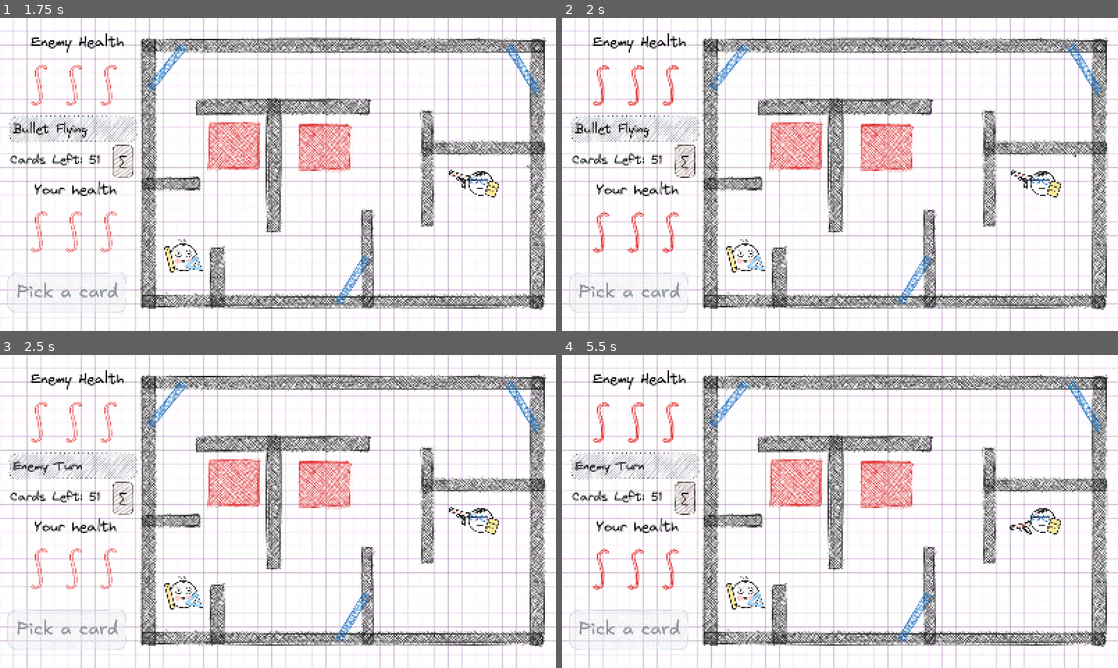
Above: before the commit, frames 1-4 (two rows, left to right).
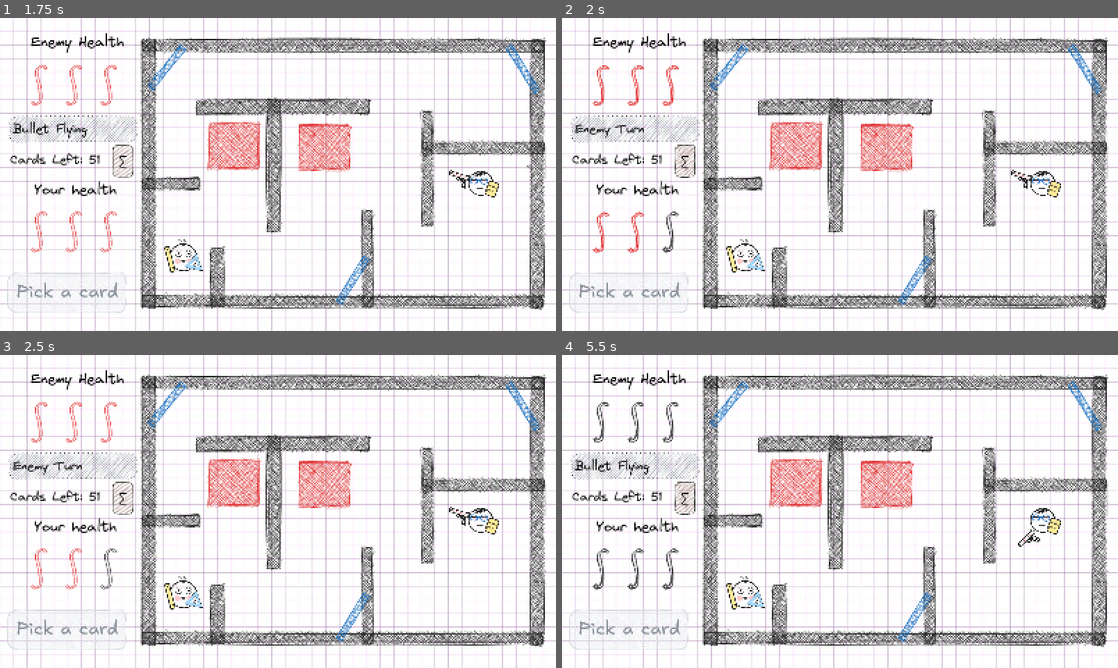
Above: after the commit, the same moments.

Repository: RebellionDevs/100P
Game: Godot game, scene res://scenes/main_menu.tscn
Two runs of this game, one before a commit and one after it. Both use one fixed random seed, a clock stepped at 60 frames per second and the inputs below.
Inputs (mouse positions are in pixels of both pictures, inside the frame that each line leads up to):
- Up to frame 1 (1.75 s): click (111, 74) at 0.5 s; tap Enter at 1.25 s; move the mouse to (400, 158) at 1.27 s; click (400, 158) at 1.42 s
- Up to frame 2 (2 s): no input
- Up to frame 3 (2.5 s): move the mouse to (166, 527) at 2.02 s; click (166, 527) at 2.17 s
- Up to frame 4 (5.5 s): move the mouse to (895, 442) at 2.77 s; click (895, 442) at 2.92 s; move the mouse to (812, 574) at 3.52 s; click (812, 574) at 3.67 s; move the mouse to (1006, 558) at 4.27 s; click (1006, 558) at 4.42 s; move the mouse to (673, 464) at 5.02 s; click (673, 464) at 5.17 s

Frame 1 is identical in both runs. In frame 2, 0.4% of the frame differs, in the area x 2-93%, y 32-76%; in frame 3, less than 0.1%; in frame 4, 1.2%, in the area x 2-86%, y 14-76%.

Commit message:
feat: finish game process - you can lose or win now(without graphics)

Diff:
--- a/scripts/bullet.gd
+++ b/scripts/bullet.gd
@@ -7,16 +7,16 @@
 var is_following_path: bool = false
 var is_frozen: bool = false
 var ends_on_wall: bool = false
-var is_under_function: bool = true
+var is_under_function: bool = false
 
-func setup_path(points: PackedVector2Array, speed: float, hits_wall_at_end: bool) -> void:
+func setup_path(points: PackedVector2Array, speed: float, hits_wall_at_end: bool, under_func: bool = false) -> void:
 	path_points = points
 	move_speed = speed
 	ends_on_wall = hits_wall_at_end
 	current_point_index = 1
 	is_following_path = true
 	is_frozen = false
-	is_under_function = true
+	is_under_function = under_func
 
 func _physics_process(delta: float) -> void:
 	if is_frozen or not is_following_path:
@@ -40,11 +40,16 @@
 	var collision = move_and_collide(direction.normalized() * step)
 	if collision:
 		var collider = collision.get_collider()
-		if collider and collider.is_in_group("function_wall"):
-			is_frozen = true
-			velocity = Vector2.ZERO
-			GameManager.on_bullet_hit_function_wall(self, collision.get_position())
-			return
+		if collider:
+			if collider.is_in_group("function_wall"):
+				is_frozen = true
+				velocity = Vector2.ZERO
+				GameManager.on_bullet_hit_function_wall(self, collision.get_position())
+				return
+			elif collider.is_in_group("player") or collider.is_in_group("enemy"):
+				GameManager.handle_bullet_hit_entity(self, collider)
+				queue_free()
+				return
 
 	if distance <= step:
 		global_position = target_pos
--- a/scripts/game_manager.gd
+++ b/scripts/game_manager.gd
@@ -1,17 +1,25 @@
 extends Node
 
-enum State { PLAYER_TURN, BULLET_FLYING, AIMING_CARD_SHOT, WAITING_FOR_CARD, ENEMY_TURN }
+enum State { PLAYER_TURN, BULLET_FLYING, AIMING_CARD_SHOT, WAITING_FOR_CARD, ENEMY_TURN, GAME_OVER }
 var current_state: State = State.PLAYER_TURN
 
 var active_bullet: Node2D = null
 var has_frozen_bullet: bool = false
 var selected_card: String = ""
 
+var player_max_hp: int = 3
+var player_hp: int = 3
+var enemy_max_hp: int = 3
+var enemy_hp: int = 3
+
 var deck: Array[String] = []
 var discard_pile: Array[String] = []
 var hand: Array[String] = []
 
 func _ready() -> void:
+	player_hp = player_max_hp
+	enemy_hp = enemy_max_hp
+	update_ui_health()
 	init_deck()
 
 func init_deck() -> void:
@@ -36,6 +44,10 @@
 	draw_hand()
 
 func draw_hand() -> void:
+	if deck.is_empty() and discard_pile.is_empty() and hand.is_empty():
+		trigger_game_over("Карты в колоде окончательно кончились!")
+		return
+
 	hand.clear()
 	for i in range(3):
 		if deck.is_empty():
@@ -62,10 +74,42 @@
 	has_frozen_bullet = false
 	start_enemy_turn()
 
+func take_player_damage(amount: int) -> void:
+	player_hp = max(0, player_hp - amount)
+	update_ui_health()
+	if player_hp <= 0:
+		trigger_game_over("Твое ХП кончилось. Поражение!")
+
+func take_enemy_damage(amount: int) -> void:
+	enemy_hp = max(0, enemy_hp - amount)
+	update_ui_health()
+	if enemy_hp <= 0:
+		trigger_game_over("ХП противника кончилось. Победа!")
+
+func update_ui_health() -> void:
+	var tree = get_tree()
+	if not tree: return
+
+	var player_health_ui = tree.current_scene.find_child("PlayerHealth", true, false)
+	if player_health_ui and player_health_ui.has_method("update_health"):
+		player_health_ui.update_health(player_hp)
+
+	var enemy_health_ui = tree.current_scene.find_child("EnemyHealth", true, false)
+	if enemy_health_ui and enemy_health_ui.has_method("update_health"):
+		enemy_health_ui.update_health(enemy_hp)
+
+func trigger_game_over(reason: String) -> void:
+	current_state = State.GAME_OVER
+
+	var end_ui = get_tree().current_scene.find_child("GameOverUI", true, false)
+	if end_ui and end_ui.has_method("show"):
+		end_ui.show()
+
 func start_enemy_turn() -> void:
 	current_state = State.ENEMY_TURN
 	await get_tree().create_timer(1.0).timeout
-	start_player_turn()
+	if current_state != State.GAME_OVER:
+		start_player_turn()
 
 func start_player_turn() -> void:
 	current_state = State.PLAYER_TURN
@@ -79,3 +123,18 @@
 	has_frozen_bullet = false
 	active_bullet.unfreeze_with_function(card_type, new_direction)
 	current_state = State.BULLET_FLYING
+
+func handle_bullet_hit_entity(bullet: Node2D, collider: Node) -> void:
+	var is_func = bullet.get("is_under_function") == true
+
+	if collider.is_in_group("player"):
+		if is_func:
+			take_enemy_damage(1)
+		else:
+			take_player_damage(1)
+
+	elif collider.is_in_group("enemy"):
+			take_player_damage(1)
+
+	if current_state != State.GAME_OVER:
+		start_enemy_turn()
--- a/scripts/player.gd
+++ b/scripts/player.gd
@@ -235,7 +235,7 @@
 		return
 
 	bullet.global_position = muzzle.global_position
-	bullet.setup_path(current_path, shoot_speed, false)
+	bullet.setup_path(current_path, shoot_speed, false, false)
 
 	get_tree().current_scene.add_child(bullet)
 	GameManager.current_state = GameManager.State.BULLET_FLYING
@@ -250,7 +250,7 @@
 		if GameManager.selected_card == "Singularity":
 			bullet.global_position = singularity_pos
 
-		bullet.setup_path(current_path, shoot_speed, path_ends_on_function_wall)
+		bullet.setup_path(current_path, shoot_speed, path_ends_on_function_wall, true)
 
 	GameManager.active_bullet = null
 	GameManager.has_frozen_bullet = false
